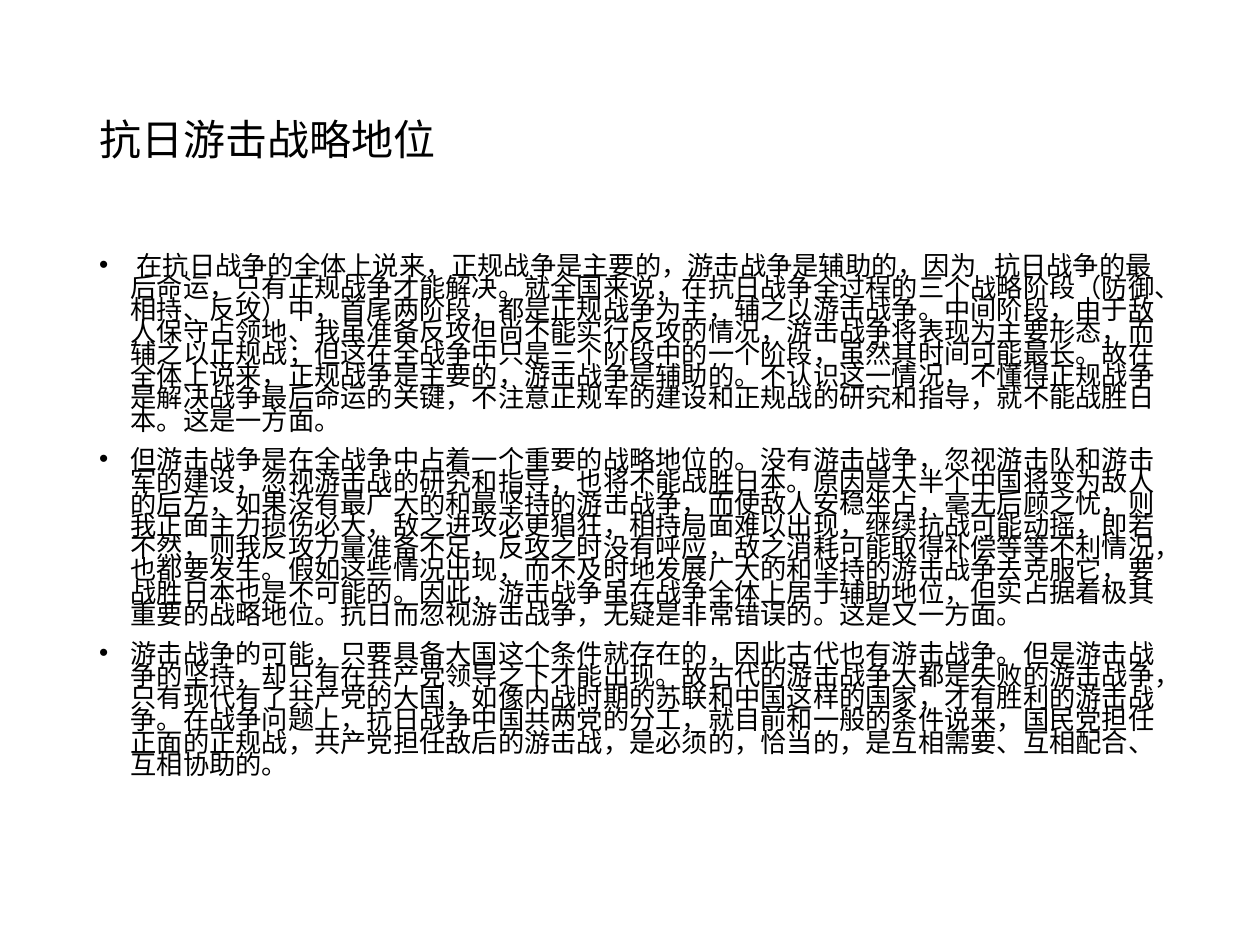
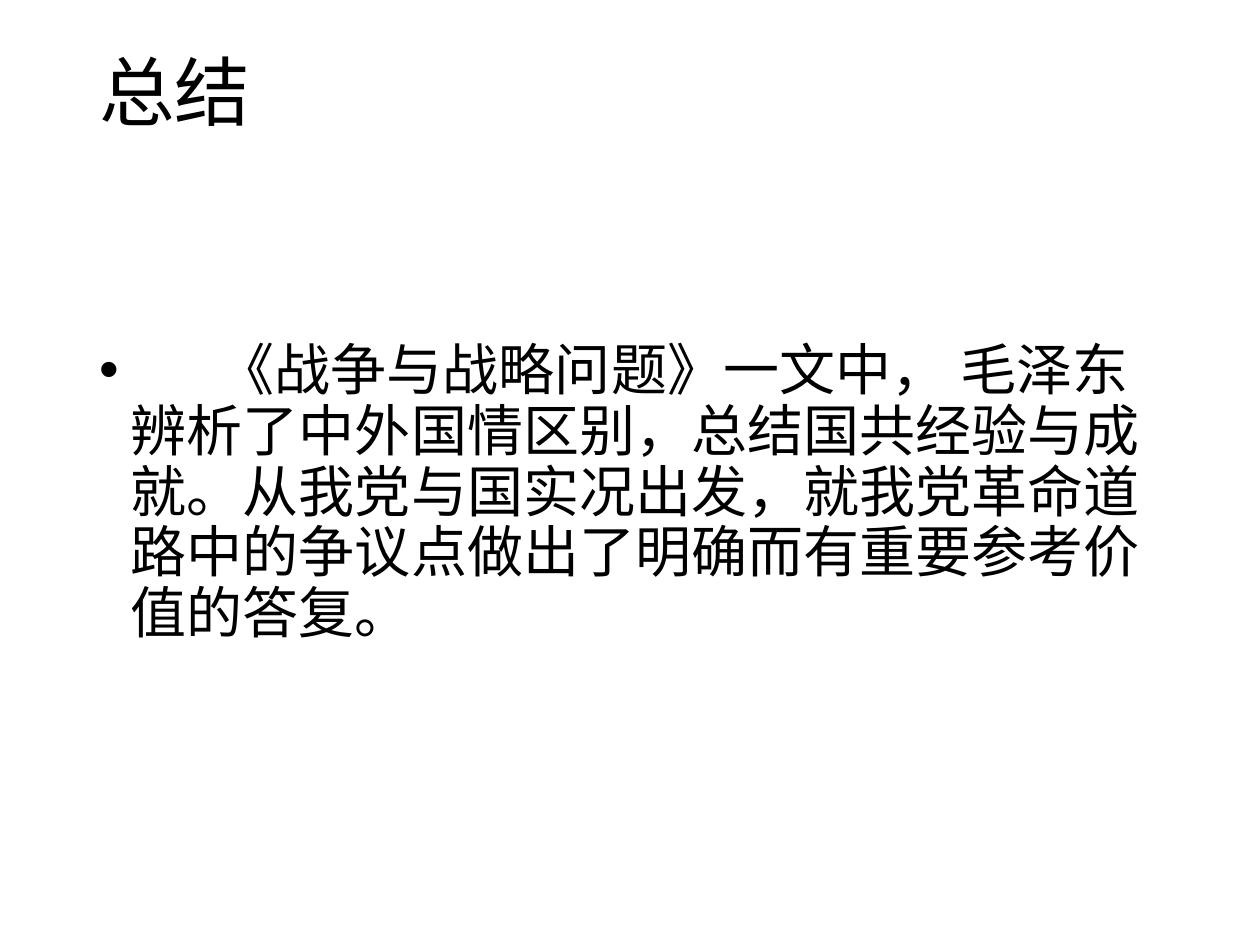
Before and after one commit to 117503445/history-ppt, a slide deck: slide 14 of 近代史张都铭小组-结构.pptx. Drawn at 1260x945 pixels with LibreOffice and Linux fonts; fonts in the diff are those of the drawing. Boxes give left, top, right and bottom in pixels: in the first picture for what was removed or moved away, otherwise in the second. Text is boxed around its words. In the diff, an @@ line names an element or a change of style, - is before the commit and + after.

```diff
--- a/近代史张都铭小组-结构.pptx
+++ b/近代史张都铭小组-结构.pptx
@@ title at [99, 56, 250, 126]: text changed; size 24 to 43.2 pt @@
-抗日游击战略地位
+总结
@@ text at [131, 342, 1140, 638]: text changed; size 15 to 32 pt @@
-• 在抗日战争的全体上说来，正规战争是主要的，游击战争是辅助的，因为 抗日战争的最后命运，只有正规战争才能解决。就全国来说，在抗日战争全过程的三个战略阶段（防御、相持、反攻）中，首尾两阶段，都是正规战争为主，辅之以游击战争。中间阶段，由于敌人保守占领地、我虽准备反攻但尚不能实行反攻的情况，游击战争将表现为主要形态，而辅之以正规战；但这在全战争中只是三个阶段中的一个阶段，虽然其时间可能最长。故在全体上说来，正规战争是主要的，游击战争是辅助的。不认识这一情况，不懂得正规战争是解决战争最后命运的关键，不注意正规军的建设和正规战的研究和指导，就不能战胜日本。这是一方面。
-• 但游击战争是在全战争中占着一个重要的战略地位的。没有游击战争，忽视游击队和游击军的建设，忽视游击战的研究和指导，也将不能战胜日本。原因是大半个中国将变为敌人的后方，如果没有最广大的和最坚持的游击战争，而使敌人安稳坐占，毫无后顾之忧，则我正面主力损伤必大，敌之进攻必更猖狂，相持局面难以出现，继续抗战可能动摇，即若不然，则我反攻力量准备不足，反攻之时没有呼应，敌之消耗可能取得补偿等等不利情况，也都要发生。假如这些情况出现，而不及时地发展广大的和坚持的游击战争去克服它，要战胜日本也是不可能的。因此，游击战争虽在战争全体上居于辅助地位，但实占据着极其重要的战略地位。抗日而忽视游击战争，无疑是非常错误的。这是又一方面。
-• 游击战争的可能，只要具备大国这个条件就存在的，因此古代也有游击战争。但是游击战争的坚持，却只有在共产党领导之下才能出现。故古代的游击战争大都是失败的游击战争，只有现代有了共产党的大国，如像内战时期的苏联和中国这样的国家，才有胜利的游击战争。在战争问题上，抗日战争中国共两党的分工，就目前和一般的条件说来，国民党担任正面的正规战，共产党担任敌后的游击战，是必须的，恰当的，是互相需要、互相配合、互相协助的。
+• 《战争与战略问题》一文中， 毛泽东辨析了中外国情区别，总结国共经验与成就。从我党与国实况出发，就我党革命道路中的争议点做出了明确而有重要参考价值的答复。
```
Also in this commit, not shown: 18 other slides changed, 7 other files.
